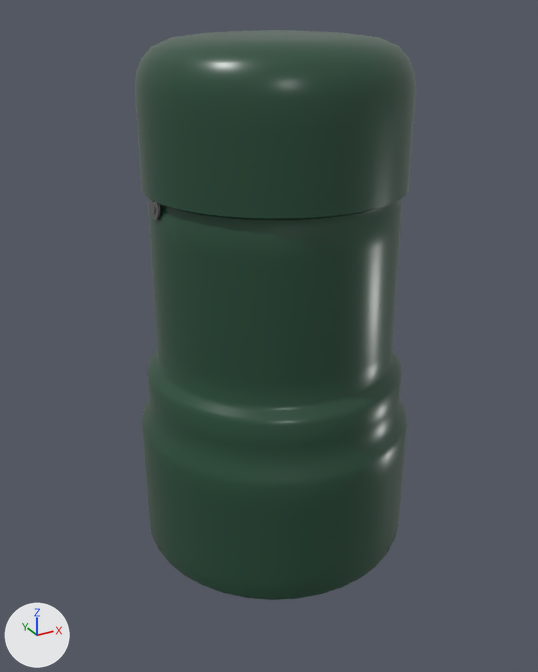
The glTF model production/assets/cloud-week/bins/K2_hooded_drum_a.glb, before and after one commit.
Rendered twice from a 50 mm camera at (-0.603, -1.076, 0.931) aimed at (-0.021, -0.018, 0.402). Lighting does not change. The marker at lower left points along +X, +Y and +Z. The picture after the commit comes second. Vertices at exactly the same position are counted once.

In view in the first picture: 'k2_shell' and 1 more.
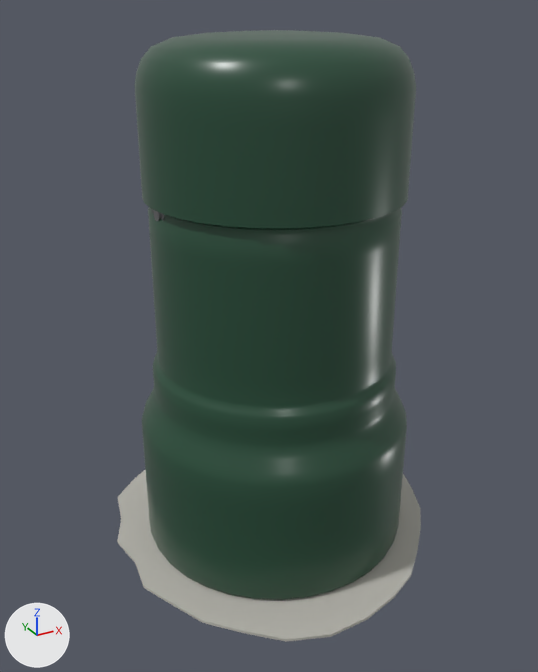
Location of each change, [x1, y1, x2, y2] in pixels of the pictures (538 x 672 px; the box of a moved part takes in the faces that stretch with it):
'k2_ground_patch', added: after [117, 470, 421, 642]
part 1 of me_k2_shell, moved or reshaped: before [144, 194, 406, 600]; after [142, 194, 408, 600]

Edits to the bpy script that builds the scene:
```text
Add mat_cement_patch:
    mat_cement_patch = principled_material('cement_patch')
    mat_cement_patch.base_color = (0.491, 0.479, 0.434)  # grey #bab8b0
    mat_cement_patch.roughness = 0.85
Change me_k2_shell:
    used by ob_k2_shell; location = (0.0, 0.0, 0.0)
    remove me_k2_shell.from_pydata(...)  # 1697 vertices, 3390 faces; spans x -0.247..0.247, y -0.247..0.247, z 0.0..0.9
    add me_k2_shell.from_pydata(...)  # 1709 vertices, 3414 faces; spans x -0.247..0.247, y -0.246..0.246, z 0.0..0.9
    me_k2_shell part 1: 6 vertices moved within x -0.077..0.193, y -0.1..0.1, z 0.0..0.783; 1569 vertices removed from x -0.243..0.243, y -0.247..0.247, z 0.0..0.9; 1581 vertices added at x -0.243..0.243, y -0.246..0.246, z 0.0..0.9
Add me_k2_ground_patch:
    me_k2_ground_patch.from_pydata(...)  # 58 vertices, 112 faces; spans x -0.303..0.322, y -0.322..0.298, z -0.004..0.001
    me_k2_ground_patch.materials.append(mat_cement_patch)  # grey #bab8b0
Add ob_k2_ground_patch:
    ob_k2_ground_patch = bpy.data.objects.new('k2_ground_patch', me_k2_ground_patch)
    ob_k2_ground_patch.location = (0.0, 0.0, 0.0)
```
